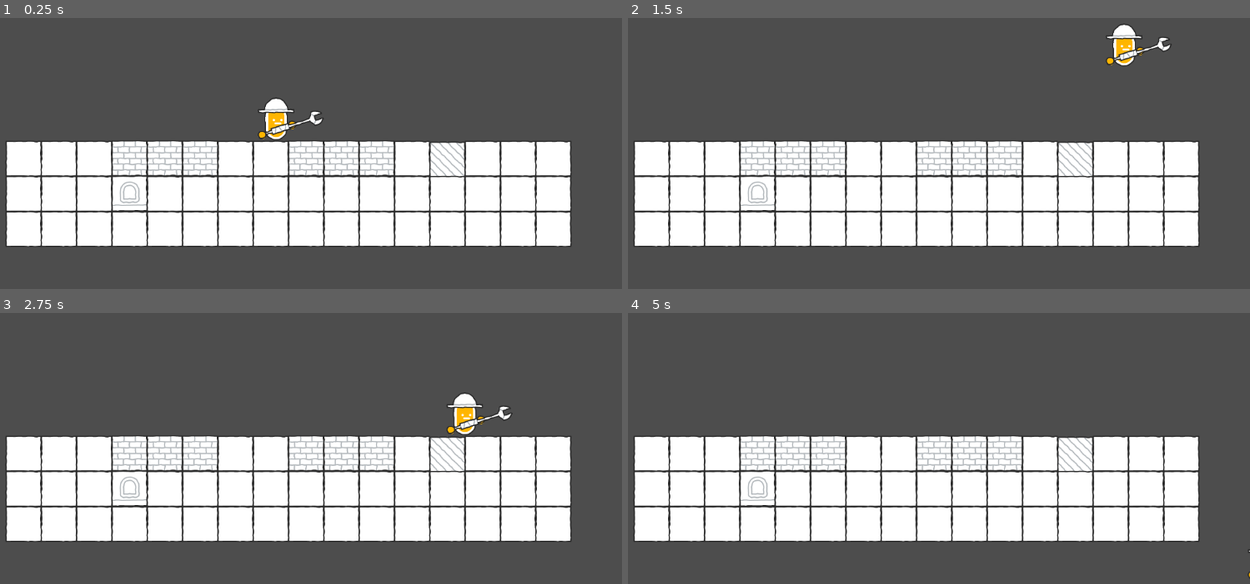
Above: before the commit, frames 1-4 (two rows, left to right).
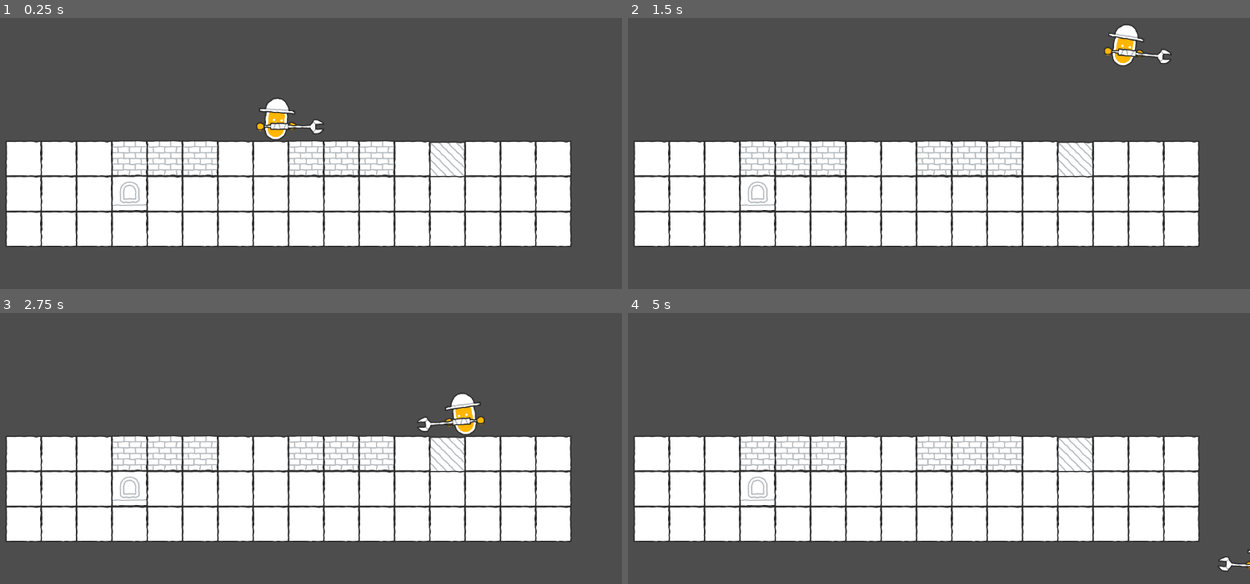
Above: after the commit, the same moments.

Repository: xiongyaohua/scribble_platformer
Game: Godot game, scene res://scenes/world.tscn
Two runs of this game, one before a commit and one after it. Both use one fixed random seed, a clock stepped at 60 frames per second and the inputs below.
Inputs:
- Up to frame 1 (0.25 s): no input
- Up to frame 2 (1.5 s): hold Right (ui_right) from 0.53 s (still down); tap Up (ui_up) at 0.77 s
- Up to frame 3 (2.75 s): tap Up (ui_up) at 1.52 s; release Right (ui_right) at 2.03 s; hold Left (ui_left) from 2.03 s (still down)
- Up to frame 4 (5 s): release Left (ui_left) at 2.78 s; hold Right (ui_right) 2.78-4.28 s; tap Up (ui_up) at 3.02, 3.77, 4.52 s; tap Enter at 4.25 s; hold Left (ui_left) from 4.28 s (still down)

The runs differ from the first frame. In frame 1, 0.5% of the frame differs, in the area x 41-53%, y 29-45%; in frame 2, 0.6%; in frame 3, 0.6%, in the area x 67-83%, y 29-45%; in frame 4, 0.1%.

Commit message:
Add BodyAnchor

Diff:
--- a/project.godot
+++ b/project.godot
@@ -43,6 +43,7 @@
 , Object(InputEventJoypadButton,"resource_local_to_scene":false,"resource_name":"","device":0,"button_index":11,"pressure":0.0,"pressed":false,"script":null)
 , Object(InputEventJoypadMotion,"resource_local_to_scene":false,"resource_name":"","device":0,"axis":1,"axis_value":-1.0,"script":null)
 , Object(InputEventKey,"resource_local_to_scene":false,"resource_name":"","device":-1,"window_id":0,"alt_pressed":false …(183 unchanged characters)…
+, Object(InputEventKey,"resource_local_to_scene":false,"resource_name":"","device":-1,"window_id":0,"alt_pressed":false,"shift_pressed":false,"ctrl_pressed":false,"meta_pressed":false,"pressed":false,"keycode":0,"physical_keycode":32,"key_label":0,"unicode":32,"location":0,"echo":false,"script":null)
 ]
 }
 ui_down={
--- a/scenes/player.tscn
+++ b/scenes/player.tscn
@@ -1,4 +1,4 @@
-[gd_scene load_steps=4 format=4 uid="uid://i84eef18h13h"]
+[gd_scene load_steps=11 format=3 uid="uid://i84eef18h13h"]
 
 [ext_resource type="Script" path="res://scripts/player.gd" id="1_6io41"]
 [ext_resource type="Texture2D" uid="uid://duedmc1i720x2" path="res://assets/kenney_scribble-platformer/spritesheet_retina.png" id="1_7tkqt"]
@@ -7,43 +7,149 @@
 radius = 39.0
 height = 120.0
 
+[sub_resource type="Animation" id="Animation_4yasl"]
+length = 0.001
+tracks/0/type = "value"
+tracks/0/imported = false
+tracks/0/enabled = true
+tracks/0/path = NodePath("BodyAnchor/Body:flip_h")
+tracks/0/interp = 1
+tracks/0/loop_wrap = true
+tracks/0/keys = {
+"times": PackedFloat32Array(0),
+"transitions": PackedFloat32Array(1),
+"update": 1,
+"values": [false]
+}
+tracks/1/type = "value"
+tracks/1/imported = false
+tracks/1/enabled = true
+tracks/1/path = NodePath("BodyAnchor/Body:rotation")
+tracks/1/interp = 3
+tracks/1/loop_wrap = true
+tracks/1/keys = {
+"times": PackedFloat32Array(0),
+"transitions": PackedFloat32Array(1),
+"update": 0,
+"values": [0.0]
+}
+
+[sub_resource type="Animation" id="Animation_uok1a"]
+resource_name = "idle"
+length = 0.5
+loop_mode = 2
+tracks/0/type = "value"
+tracks/0/imported = false
+tracks/0/enabled = true
+tracks/0/path = NodePath("BodyAnchor/Body:flip_h")
+tracks/0/interp = 1
+tracks/0/loop_wrap = true
+tracks/0/keys = {
+"times": PackedFloat32Array(0, 0.5),
+"transitions": PackedFloat32Array(1, 1),
+"update": 1,
+"values": [false, true]
+}
+
+[sub_resource type="Animation" id="Animation_8gaff"]
+resource_name = "walk"
+loop_mode = 2
+tracks/0/type = "value"
+tracks/0/imported = false
+tracks/0/enabled = true
+tracks/0/path = NodePath("BodyAnchor/Body:rotation")
+tracks/0/interp = 3
+tracks/0/loop_wrap = true
+tracks/0/keys = {
+"times": PackedFloat32Array(0, 0.5, 1),
+"transitions": PackedFloat32Array(1, 2.63901, 1),
+"update": 0,
+"values": [0.0, 0.174533, 3.48787e-16]
+}
+
+[sub_resource type="AnimationLibrary" id="AnimationLibrary_w2703"]
+_data = {
+"RESET": SubResource("Animation_4yasl"),
+"idle": SubResource("Animation_uok1a"),
+"walk": SubResource("Animation_8gaff")
+}
+
+[sub_resource type="AnimationNodeAnimation" id="AnimationNodeAnimation_a74sk"]
+animation = &"walk"
+
+[sub_resource type="AnimationNodeAnimation" id="AnimationNodeAnimation_d2h1n"]
+animation = &"idle"
+
+[sub_resource type="AnimationNodeBlendTree" id="AnimationNodeBlendTree_8dflb"]
+graph_offset = Vector2(-175.777, 88.1564)
+nodes/Animation/node = SubResource("AnimationNodeAnimation_d2h1n")
+nodes/Animation/position = Vector2(70, 150)
+"nodes/Animation 2/node" = SubResource("AnimationNodeAnimation_a74sk")
+"nodes/Animation 2/position" = Vector2(70, 330)
+node_connections = [&"output", 0, &"Animation 2"]
+
 [node name="Player" type="CharacterBody2D"]
 script = ExtResource("1_6io41")
 
-[node name="Body" type="Sprite2D" parent="."]
+[node name="CollisionShape2D" type="CollisionShape2D" parent="."]
+position = Vector2(0, -60.5)
+shape = SubResource("CapsuleShape2D_p7p05")
+
+[node name="AnimationPlayer" type="AnimationPlayer" parent="."]
+libraries = {
+"": SubResource("AnimationLibrary_w2703")
+}
+
+[node name="AnimationTree" type="AnimationTree" parent="."]
+tree_root = SubResource("AnimationNodeBlendTree_8dflb")
+anim_player = NodePath("../AnimationPlayer")
+parameters/current_length = 1.0
+parameters/current_position = 0.308611
+parameters/current_delta = 0.005551
+parameters/Animation/current_length = 0.5
+parameters/Animation/current_position = 0.413284
+parameters/Animation/current_delta = 0.00833333
+"parameters/Animation 2/current_length" = 1.0
+"parameters/Animation 2/current_position" = 0.308611
+"parameters/Animation 2/current_delta" = 0.005551
+parameters/output/current_length = 1.0
+parameters/output/current_position = 0.308611
+parameters/output/current_delta = 0.005551
+
+[node name="BodyAnchor" type="Marker2D" parent="."]
+
+[node name="Body" type="Sprite2D" parent="BodyAnchor"]
 position = Vector2(0, -60.5)
 texture = ExtResource("1_7tkqt")
 region_enabled = true
 region_rect = Rect2(1174, 514, 83, 123)
 
-[node name="Hat" type="Sprite2D" parent="Body"]
+[node name="Hat" type="Sprite2D" parent="BodyAnchor/Body"]
 position = Vector2(1, -60)
 texture = ExtResource("1_7tkqt")
 region_enabled = true
 region_rect = Rect2(1025, 166, 127, 57)
 
-[node name="HandLeft" type="Sprite2D" parent="Body"]
+[node name="Weapon" type="Sprite2D" parent="BodyAnchor/Body"]
+z_index = 1
+position = Vector2(56, 8.5)
+rotation = 1.49815
+texture = ExtResource("1_7tkqt")
+region_enabled = true
+region_rect = Rect2(933, 529, 54, 222)
+
+[node name="HandLeft" type="Sprite2D" parent="BodyAnchor/Body/Weapon"]
 z_index = -1
-position = Vector2(56, 7.5)
+position = Vector2(-0.954109, -0.299461)
+rotation = -1.26666
 texture = ExtResource("1_7tkqt")
 region_enabled = true
 region_rect = Rect2(1201, 1074, 31, 29)
 
-[node name="Weapon" type="Sprite2D" parent="Body/HandLeft"]
+[node name="HandRight" type="Sprite2D" parent="BodyAnchor/Body/Weapon"]
 z_index = 1
-position = Vector2(7.62939e-06, 1)
-rotation = 1.26666
-texture = ExtResource("1_7tkqt")
-region_enabled = true
-region_rect = Rect2(933, 529, 54, 222)
-
-[node name="HandRight" type="Sprite2D" parent="Body"]
-z_index = 1
-position = Vector2(-48, 42.5)
+position = Vector2(1.29479, 109.409)
+rotation = -1.26666
 texture = ExtResource("1_7tkqt")
 region_enabled = true
 region_rect = Rect2(1201, 1074, 31, 29)
-
-[node name="CollisionShape2D" type="CollisionShape2D" parent="."]
-position = Vector2(0, -60.5)
-shape = SubResource("CapsuleShape2D_p7p05")
--- a/scripts/player.gd
+++ b/scripts/player.gd
@@ -4,6 +4,9 @@
 const SPEED = 800.0
 const JUMP_VELOCITY = -700.0
 
+@onready var animation_player: AnimationPlayer = $AnimationPlayer
+@onready var body_anchor: Marker2D = $BodyAnchor
+@onready var body: Sprite2D = $BodyAnchor/Body
 
 func _physics_process(delta: float) -> void:
 	# Add the gravity.
@@ -18,6 +21,7 @@
 	# As good practice, you should replace UI actions with custom gameplay actions.
 	var direction := Input.get_axis("ui_left", "ui_right")
 	if direction:
+		body_anchor.scale.x = direction
 		velocity.x = direction * SPEED
 	else:
 		velocity.x = move_toward(velocity.x, 0, SPEED)
